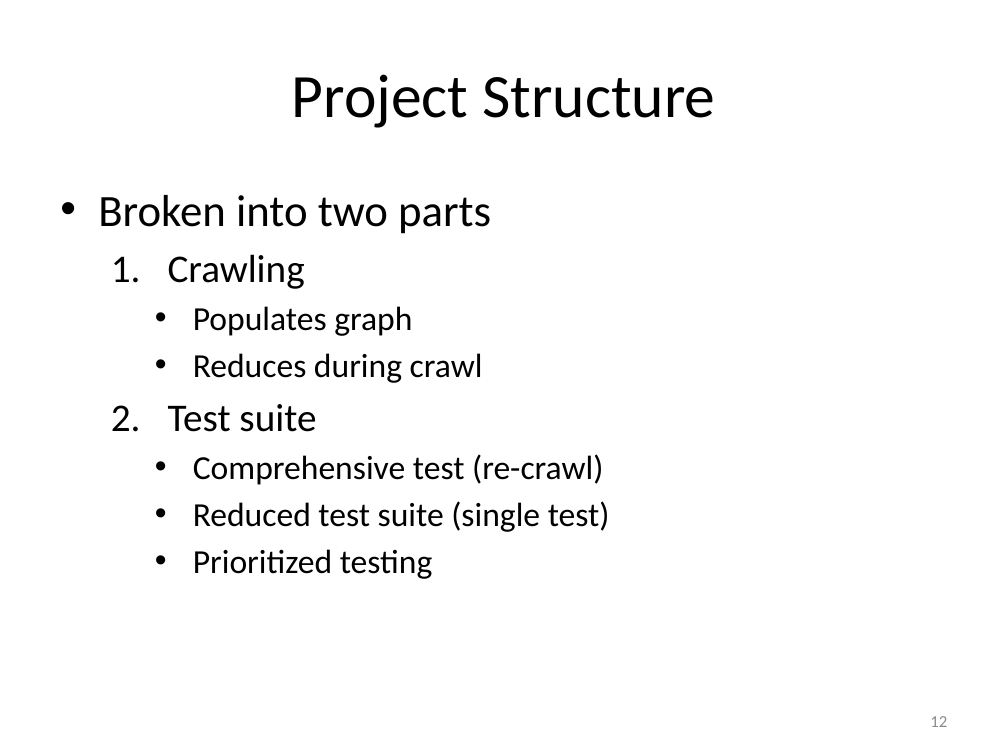
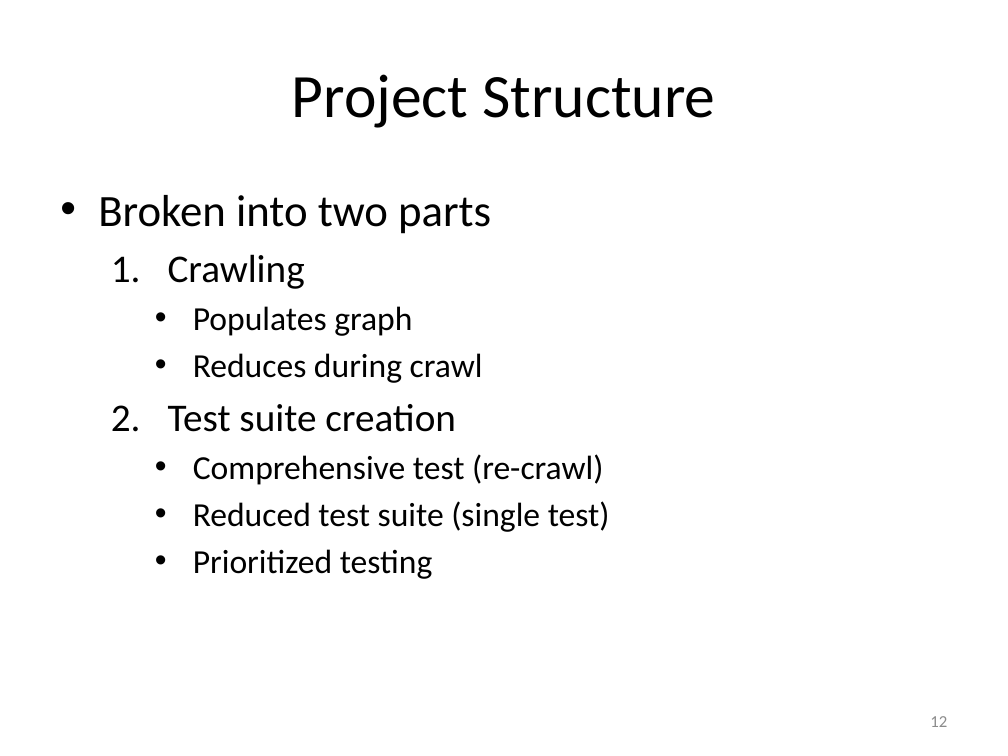
Before and after one commit to jongguo/ljkGitDB, a slide deck: slide 12 of project/cs6890-testing-project-presentation.pptx. Drawn at 1008x756 pixels with LibreOffice and Linux fonts; fonts in the diff are those of the drawing. Boxes give left, top, right and bottom in pixels: in the first picture for what was removed or moved away, otherwise in the second. Text is boxed around its words. In the diff, an @@ line names an element or a change of style, - is before the commit and + after.

```diff
--- a/project/cs6890-testing-project-presentation.pptx
+++ b/project/cs6890-testing-project-presentation.pptx
@@ text at (168,404,456,432): text changed @@
-  2. Test suite
+  2. Test suite creation
```
Also in this commit, not shown: 6 other slides changed, 1 slide added, 5 other files.
